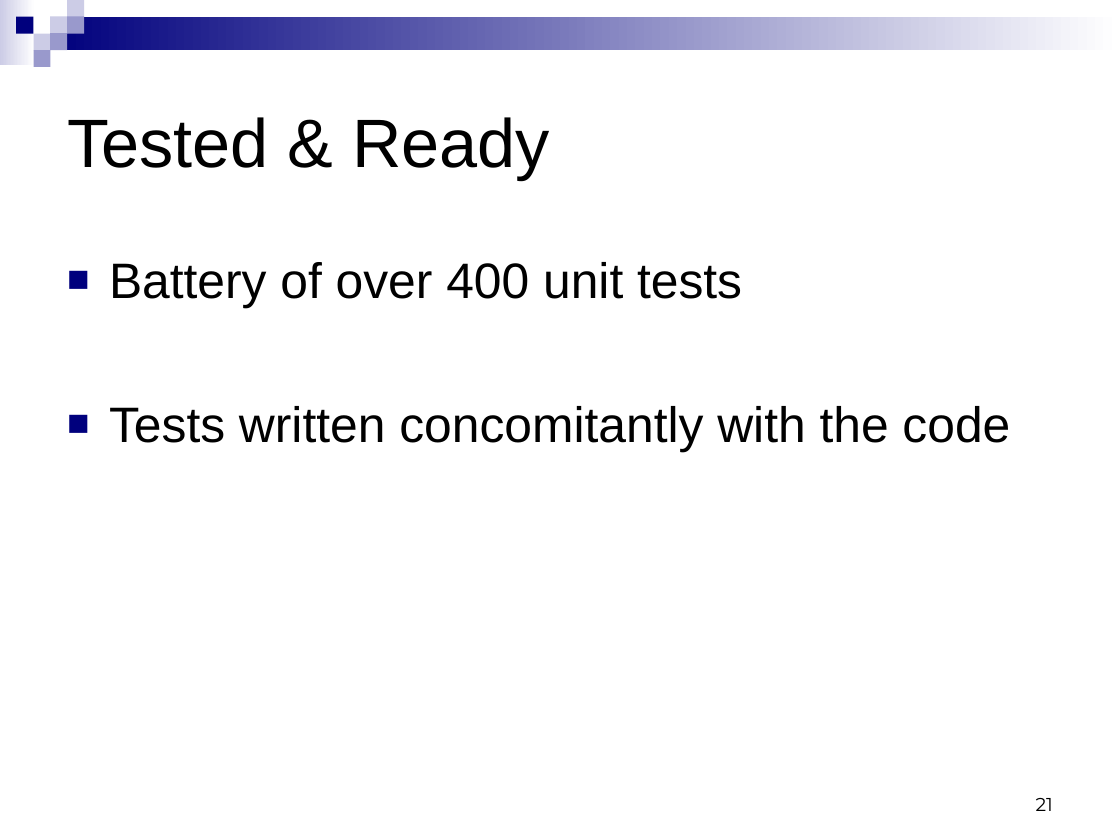
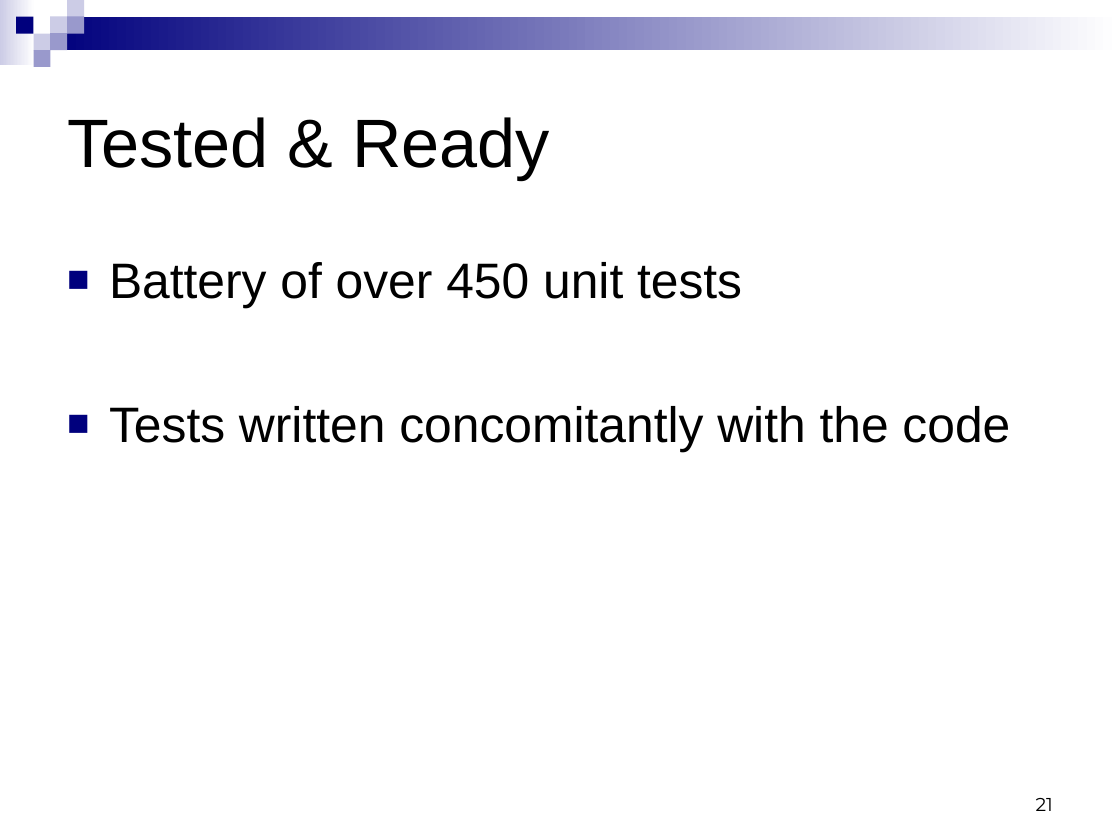
Before and after one commit to qos-ch/logback, a slide deck: slide 21 of logback-site/src/site/resources/logback.ppt. Drawn at 1120x840 pixels with LibreOffice and Linux fonts; fonts in the diff are those of the drawing. Boxes give left, top, right and bottom in pixels: in the first picture for what was removed or moved away, otherwise in the second. Text is boxed around its words. In the diff, an @@ line names an element or a change of style, - is before the commit and + after.

```diff
--- a/logback-site/src/site/resources/logback.ppt
+++ b/logback-site/src/site/resources/logback.ppt
@@ text at (109, 262, 742, 308): text changed @@
-■ Battery of over 400 unit tests
+■ Battery of over 450 unit tests
```
Also in this commit, not shown: 4 other slides changed, 40 other files.
